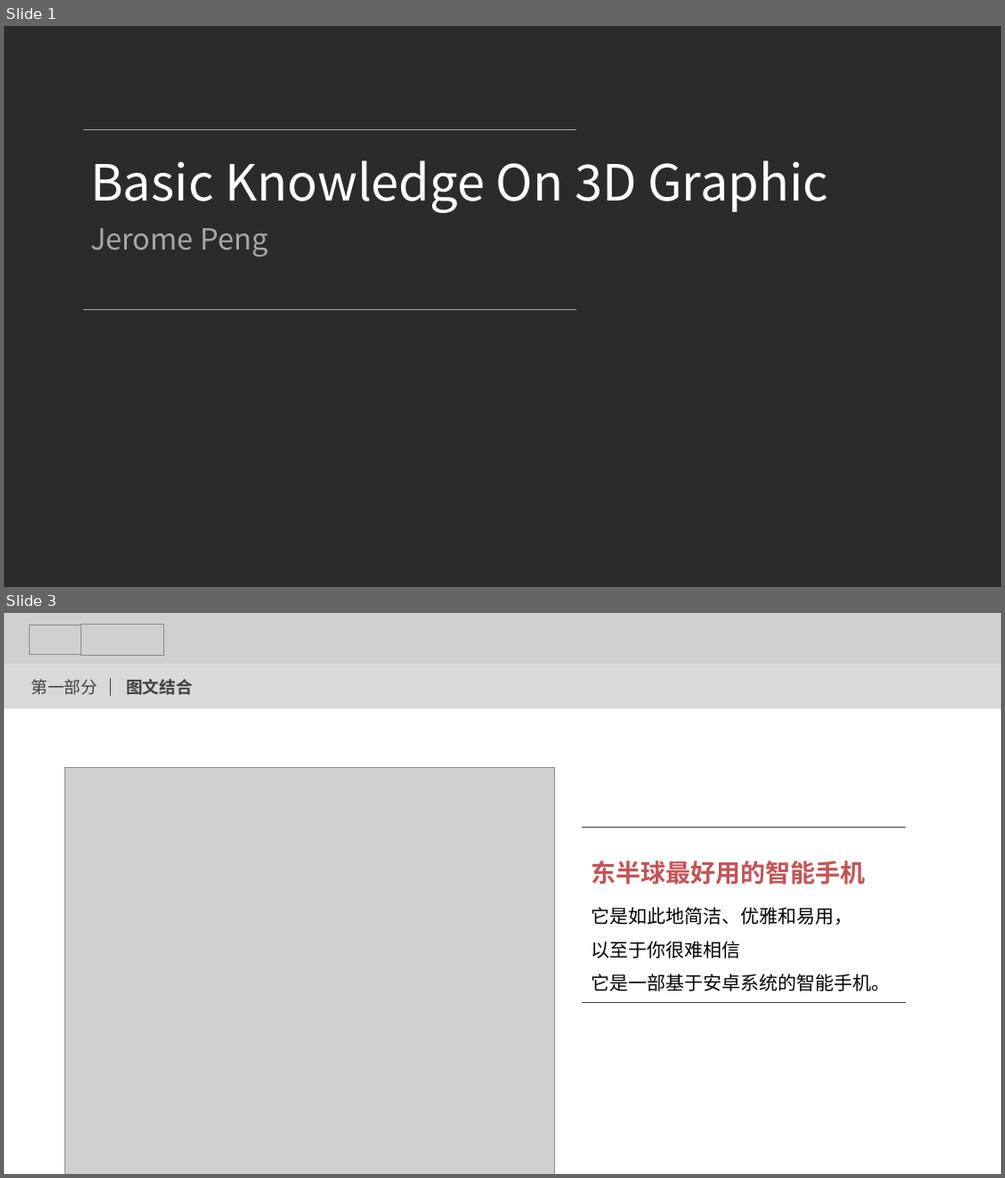
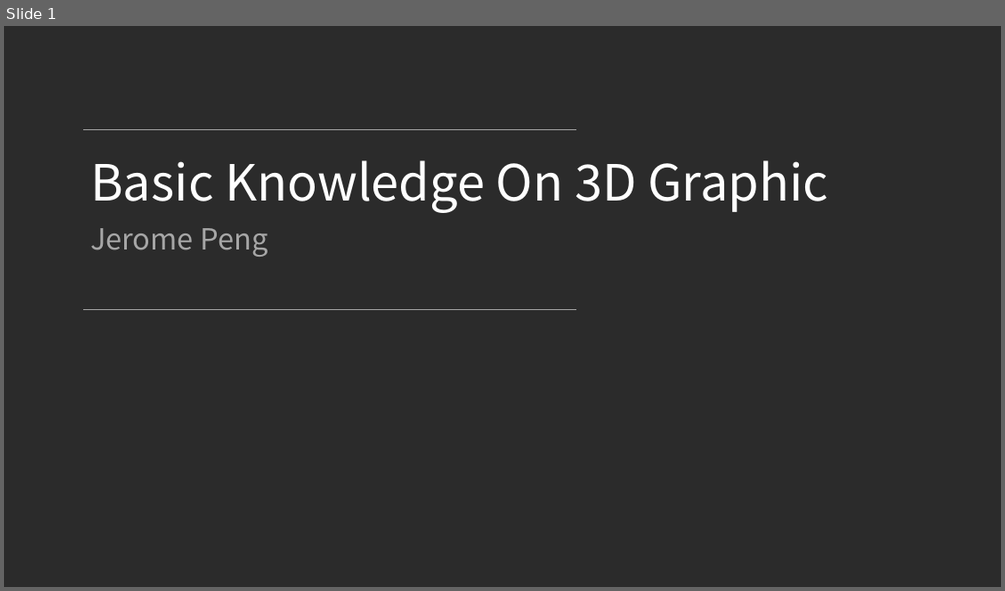
Before and after one commit to jeromepeng/tetris, a slide deck: Doc/3D Graphic.pptx. Shown one above the other, each under a label of ours: slides 1 and 3 before the commit, slide 1 after it; the slides between them are not shown. The pictures are 1005x1178 and 1005x591 pixels, drawn with LibreOffice and Linux fonts; fonts in the diff are those of the drawing; grey boxes stand for pictures; background and template pictures are left out; a plain dark background stands for a picture behind light text. Boxes give left, top, right and bottom in pixels: in the first picture for what was removed or moved away, otherwise in the second. Text is boxed around its words. In the diff, an @@ line names an element or a change of style, - is before the commit and + after.

```diff
--- a/Doc/3D Graphic.pptx
+++ b/Doc/3D Graphic.pptx
@@ slide 3 removed at [4,613,1001,1174], background picture (left out) @@
@@ picture removed at [4,613,1001,664] @@
@@ picture removed at [29,625,86,654] @@
@@ picture removed at [81,625,164,656] @@
@@ rectangle removed at [4,664,1001,709] @@
@@ text removed at [32,679,97,695] @@
-第一部分
@@ line removed from (110, 678) to (110, 696) @@
@@ text removed at [126,679,192,695] @@
-图文结合
@@ picture removed at [65,768,554,1174] @@
@@ line removed from (582, 827) to (906, 827) @@
@@ text removed at [591,860,890,991] @@
-东半球最好用的智能手机
-它是如此地简洁、优雅和易用，
-以至于你很难相信
-它是一部基于安卓系统的智能手机。
@@ line removed from (582, 1003) to (906, 1003) @@
```
Also in this commit, not shown: 1 slide changed, 9 slides added, 5 other slides removed, 9 other files.
